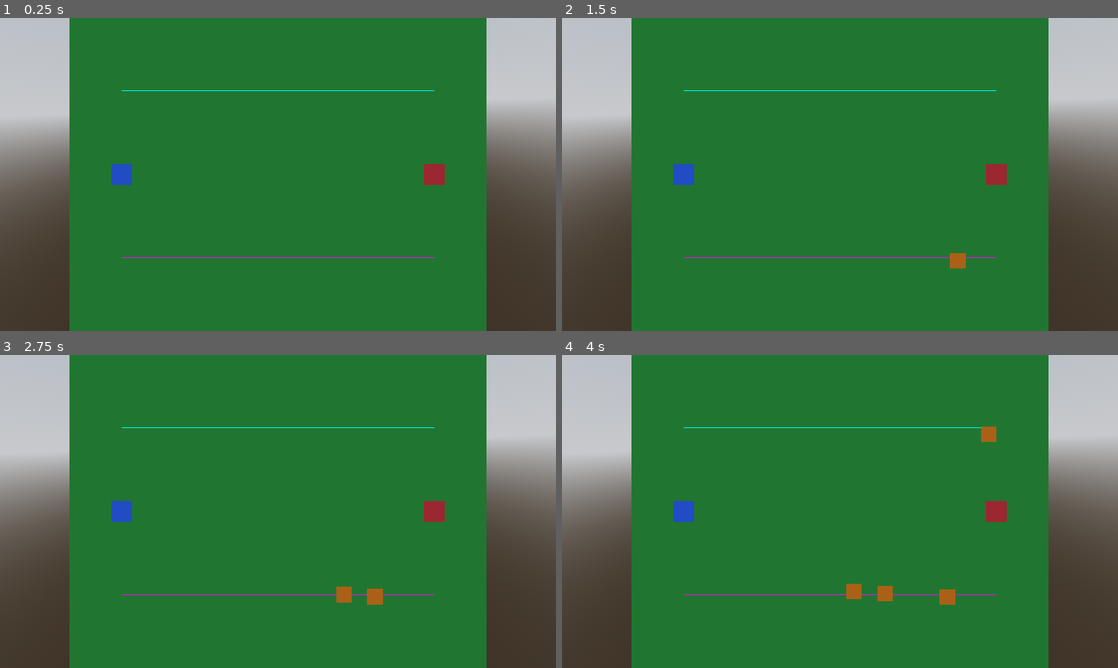
Above: before the commit, frames 1-4 (two rows, left to right).
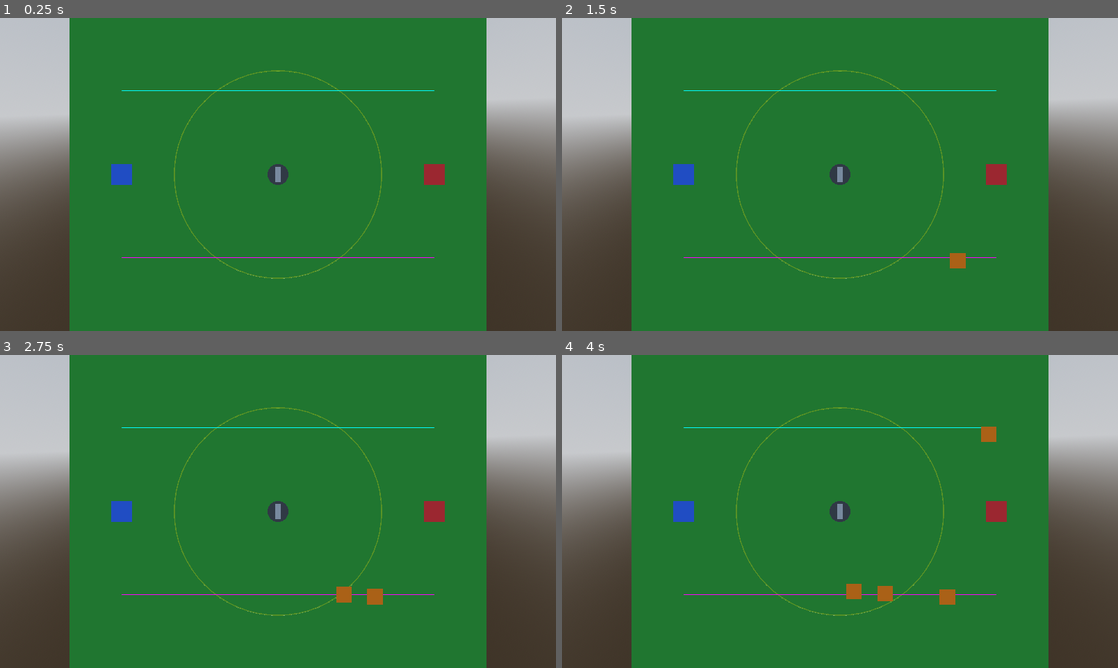
Above: after the commit, the same moments.

Repository: JBones521/generals-td
Game: Godot game, scene res://scenes/levels/level_01.tscn
Same seed, same stepped clock (60 frames per second), same inputs: the game is played once before the commit and once after it.
Inputs:
- Up to frame 1 (0.25 s): no input
- Up to frame 2 (1.5 s): tap Enter at 0.5 s; tap Space at 0.77 s
- Up to frame 3 (2.75 s): tap Space at 1.52 s
- Up to frame 4 (4 s): tap Space at 3.02, 3.77 s

The runs differ from the first frame. In frame 1, 0.6% of the frame differs, in the area x 31-69%, y 16-84%; in frame 2, 0.6%; in frame 3, 0.6%; in frame 4, 0.6%.

Commit message:
Add Tower base scene with range indicator (no combat yet)
Co-Authored-By: Claude Opus 4.7 (1M context) <noreply@anthropic.com>

Diff:
--- a/scenes/levels/level_01.tscn
+++ b/scenes/levels/level_01.tscn
@@ -6,6 +6,7 @@
 [ext_resource type="Resource" path="res://scenes/levels/path_b.tres" id="3_pathb"]
 [ext_resource type="Script" path="res://scripts/enemy_spawner.gd" id="4_spawner"]
 [ext_resource type="PackedScene" path="res://scenes/units/enemy.tscn" id="5_enemy"]
+[ext_resource type="PackedScene" path="res://scenes/units/tower.tscn" id="6_tower"]
 
 [sub_resource type="ProceduralSkyMaterial" id="ProceduralSkyMaterial_sky"]
 
@@ -68,6 +69,8 @@
 enemy_scene = ExtResource("5_enemy")
 available_paths = Array[ExtResource("2_uvc87")]([ExtResource("2_patha"), ExtResource("3_pathb")])
 
+[node name="Tower_01" parent="." instance=ExtResource("6_tower")]
+
 [node name="MainCamera" type="Camera3D" parent="." unique_id=250446486]
 transform = Transform3D(1, 0, 0, 0, -4.371139e-08, 1, 0, -1, -4.371139e-08, 0, 20, 0)
 projection = 1
--- /dev/null
+++ b/scenes/units/tower.tscn
@@ -0,0 +1,43 @@
+[gd_scene load_steps=8 format=3]
+
+[ext_resource type="Script" path="res://scripts/tower.gd" id="1_tower"]
+
+[sub_resource type="CylinderMesh" id="CylinderMesh_base"]
+top_radius = 1.0
+bottom_radius = 1.0
+height = 2.0
+
+[sub_resource type="StandardMaterial3D" id="StandardMaterial3D_dark_gray"]
+albedo_color = Color(0.3, 0.3, 0.3, 1)
+
+[sub_resource type="BoxMesh" id="BoxMesh_gun"]
+size = Vector3(0.5, 0.5, 1.5)
+
+[sub_resource type="StandardMaterial3D" id="StandardMaterial3D_light_gray"]
+albedo_color = Color(0.7, 0.7, 0.7, 1)
+
+[sub_resource type="TorusMesh" id="TorusMesh_range"]
+inner_radius = 9.9
+outer_radius = 10.0
+
+[sub_resource type="StandardMaterial3D" id="StandardMaterial3D_range"]
+transparency = 1
+albedo_color = Color(1, 1, 0, 0.4)
+
+[node name="Tower" type="Node3D"]
+script = ExtResource("1_tower")
+
+[node name="Base" type="MeshInstance3D" parent="."]
+transform = Transform3D(1, 0, 0, 0, 1, 0, 0, 0, 1, 0, 1, 0)
+mesh = SubResource("CylinderMesh_base")
+surface_material_override/0 = SubResource("StandardMaterial3D_dark_gray")
+
+[node name="Gun" type="MeshInstance3D" parent="."]
+transform = Transform3D(1, 0, 0, 0, 1, 0, 0, 0, 1, 0, 2.5, 0)
+mesh = SubResource("BoxMesh_gun")
+surface_material_override/0 = SubResource("StandardMaterial3D_light_gray")
+
+[node name="RangeIndicator" type="MeshInstance3D" parent="."]
+transform = Transform3D(1, 0, 0, 0, 1, 0, 0, 0, 1, 0, 0.05, 0)
+mesh = SubResource("TorusMesh_range")
+surface_material_override/0 = SubResource("StandardMaterial3D_range")
--- /dev/null
+++ b/scripts/tower.gd
@@ -0,0 +1,36 @@
+@tool
+class_name Tower
+extends Node3D
+
+@export var tower_name: String = "Basic Tower"
+
+@export var attack_range: float = 10.0:
+	set(value):
+		attack_range = value
+		_update_range_indicator()
+
+@export var fire_rate: float = 1.0
+@export var damage: float = 10.0
+
+@export var show_range_indicator: bool = true:
+	set(value):
+		show_range_indicator = value
+		_update_range_indicator()
+
+
+func _ready() -> void:
+	_update_range_indicator()
+
+
+func _update_range_indicator() -> void:
+	if not is_inside_tree():
+		return
+	var indicator := get_node_or_null("RangeIndicator") as MeshInstance3D
+	if indicator == null:
+		return
+	indicator.visible = show_range_indicator
+	var torus := indicator.mesh as TorusMesh
+	if torus == null:
+		return
+	torus.outer_radius = attack_range
+	torus.inner_radius = max(attack_range - 0.1, 0.0)
